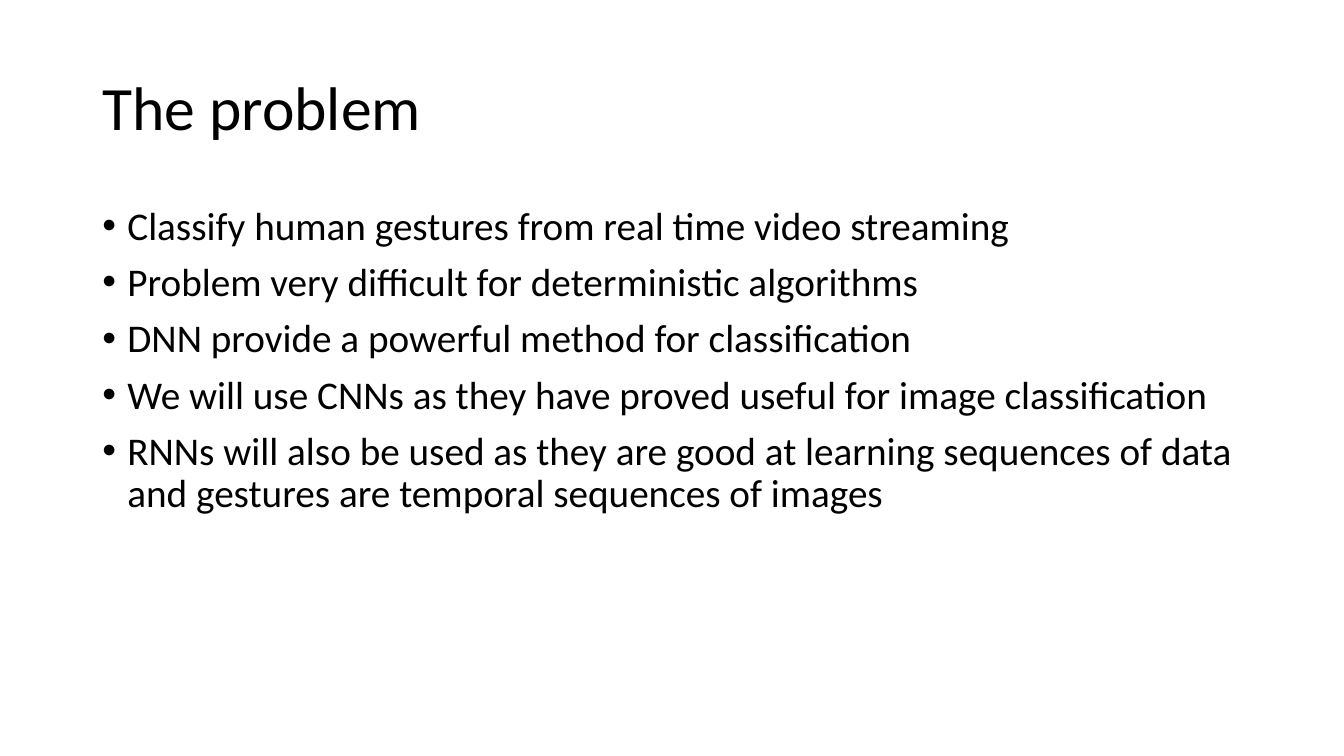
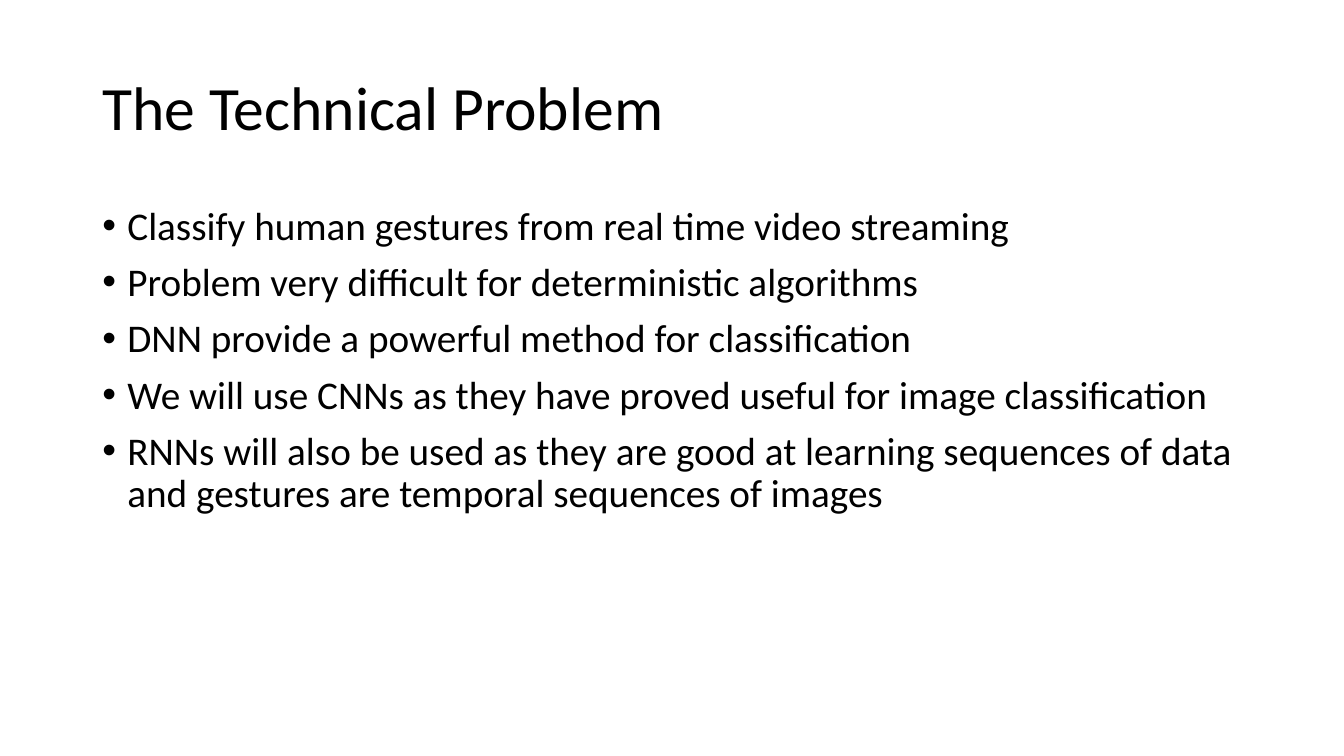
Before and after one commit to Inder95/CeADAR---Gesture-Recognition, a slide deck: slide 3 of CeADAR-Gesture_presentation.ppt (slide 2 before the commit). Drawn at 1344x756 pixels with LibreOffice and Linux fonts; fonts in the diff are those of the drawing. Boxes give left, top, right and bottom in pixels: in the first picture for what was removed or moved away, otherwise in the second. Text is boxed around its words. In the diff, an @@ line names an element or a change of style, - is before the commit and + after.

```diff
--- a/CeADAR-Gesture_presentation.ppt
+++ b/CeADAR-Gesture_presentation.ppt
@@ title at box(102, 87, 663, 131): text changed @@
-The problem
+The Technical Problem
```
Also in this commit, not shown: 1 other slide changed, 2 slides added, 1 slide removed.
